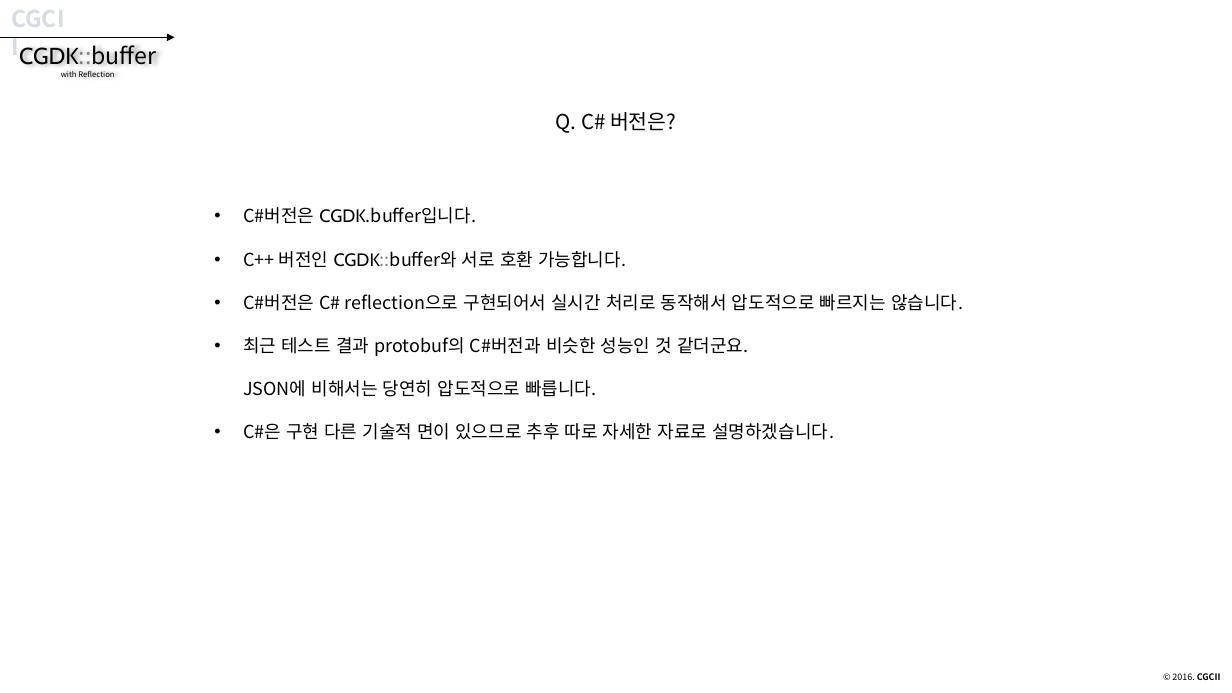
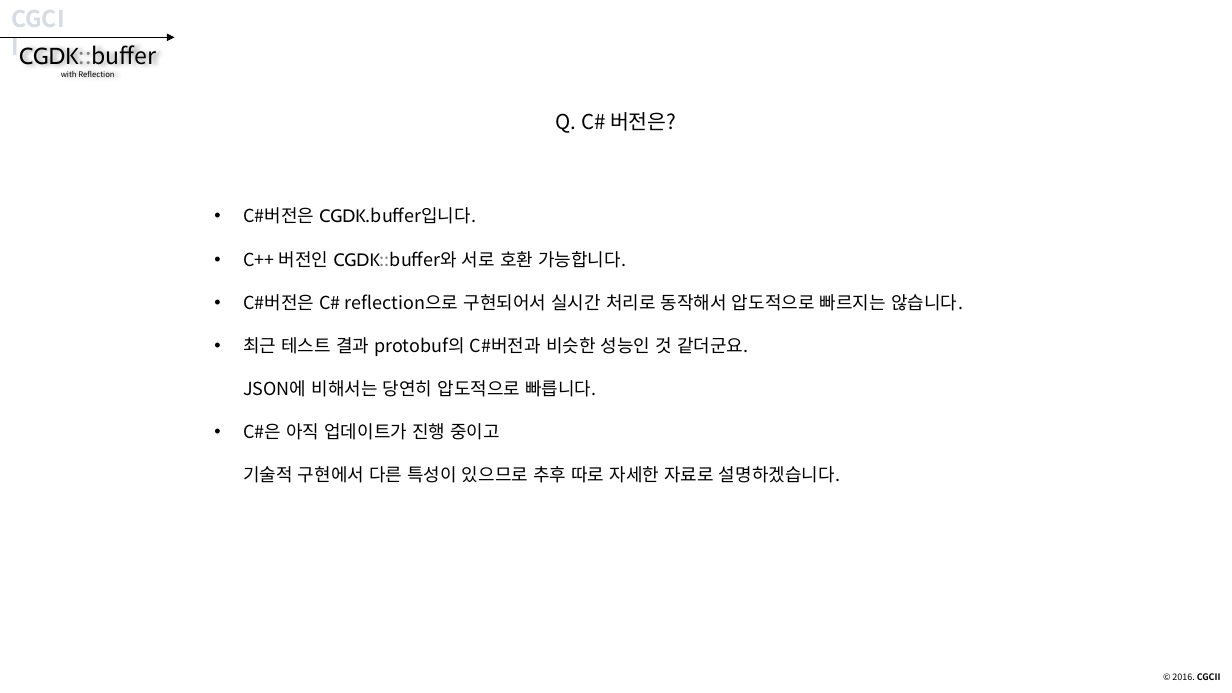
Before and after one commit to CGLabs/CGDK.buffer, a slide deck: slide 46 of C++/document/intruduce_CGDK.buffer.pptx. Drawn at 1232x693 pixels with LibreOffice and Linux fonts; fonts in the diff are those of the drawing. Boxes give left, top, right and bottom in pixels: in the first picture for what was removed or moved away, otherwise in the second. Text is boxed around its words. In the diff, an @@ line names an element or a change of style, - is before the commit and + after.

Commit message:
document update

```diff
--- a/C++/document/intruduce_CGDK.buffer.pptx
+++ b/C++/document/intruduce_CGDK.buffer.pptx
@@ text at (243,423,841,483): text changed @@
-• C#은 구현 다른 기술적 면이 있으므로 추후 따로 자세한 자료로 설명하겠습니다.
+• C#은 아직 업데이트가 진행 중이고
+  기술적 구현에서 다른 특성이 있으므로 추후 따로 자세한 자료로 설명하겠습니다.
```
